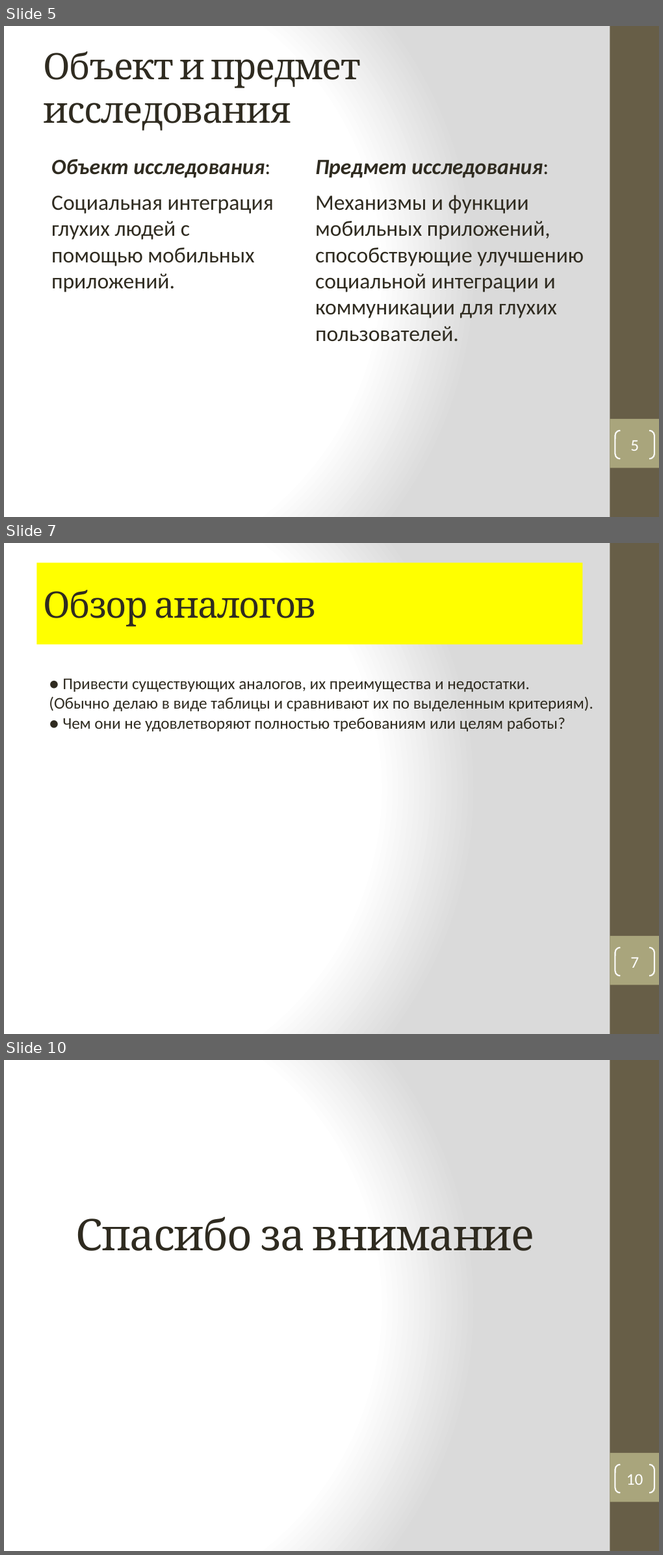
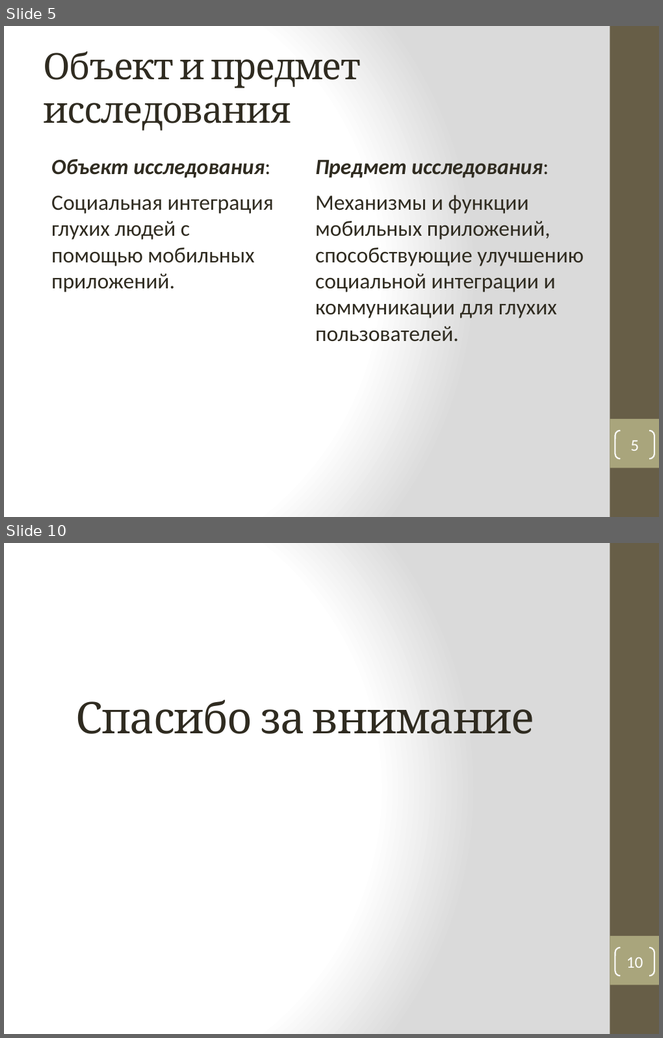
Before and after one commit to vadimgilka/DeafAndDumbPeople, a slide deck: Моя документация/Презентация_Панова.pptx. Shown one above the other, each under a label of ours: slides 5, 7 and 10 before the commit, slides 5 and 10 after it; the slides between them are not shown. The pictures are 663x1555 and 663x1038 pixels, drawn with LibreOffice and Linux fonts; fonts in the diff are those of the drawing. Boxes give left, top, right and bottom in pixels: in the first picture for what was removed or moved away, otherwise in the second. Text is boxed around its words. In the diff, an @@ line names an element or a change of style, - is before the commit and + after.

```diff
--- a/Моя документация/Презентация_Панова.pptx
+++ b/Моя документация/Презентация_Панова.pptx
@@ slide 7 removed at (4, 543, 659, 1034), background gradient #FFFFFF to #DADADA; not listed: 2 template elements that a slide beside it also shows @@
@@ title removed at (36, 563, 582, 644) @@
-Обзор аналогов
@@ text removed at (49, 679, 593, 731) @@
-● Привести существующих аналогов, их преимущества и недостатки.
-(Обычно делаю в виде таблицы и сравнивают их по выделенным критериям).
-● Чем они не удовлетворяют полностью требованиям или целям работы?
@@ page number removed at (615, 948, 655, 976) @@
-7
```
Also in this commit, not shown: 4 slides added, 3 other slides removed, 1 other file.
